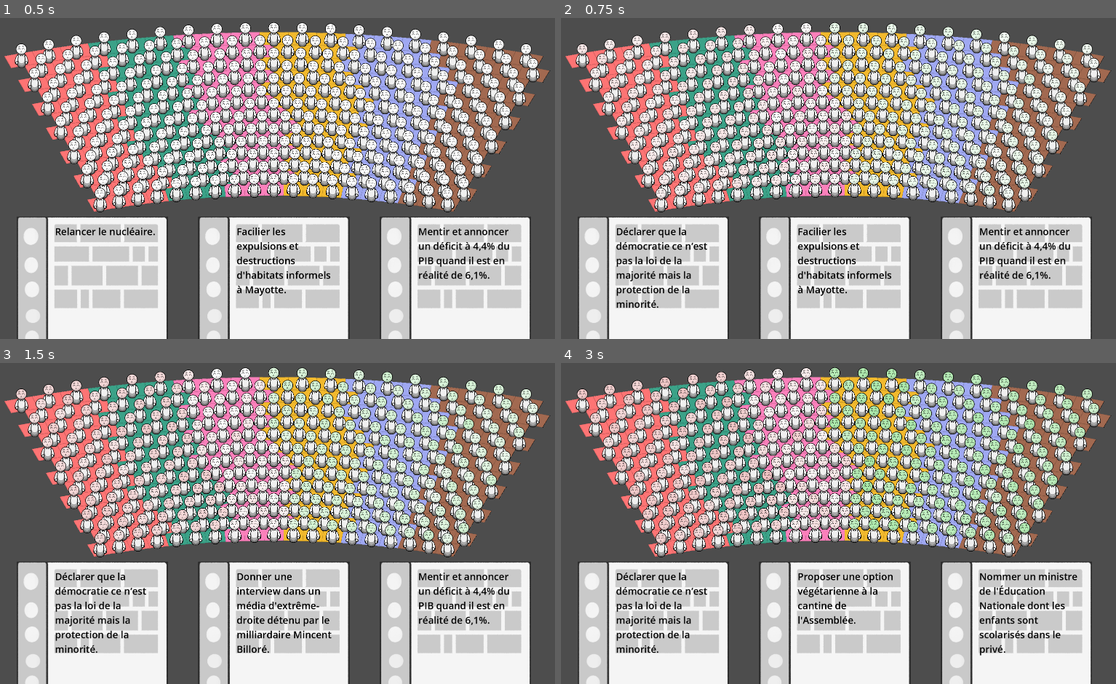
Above: before the commit, frames 1-4 (two rows, left to right).
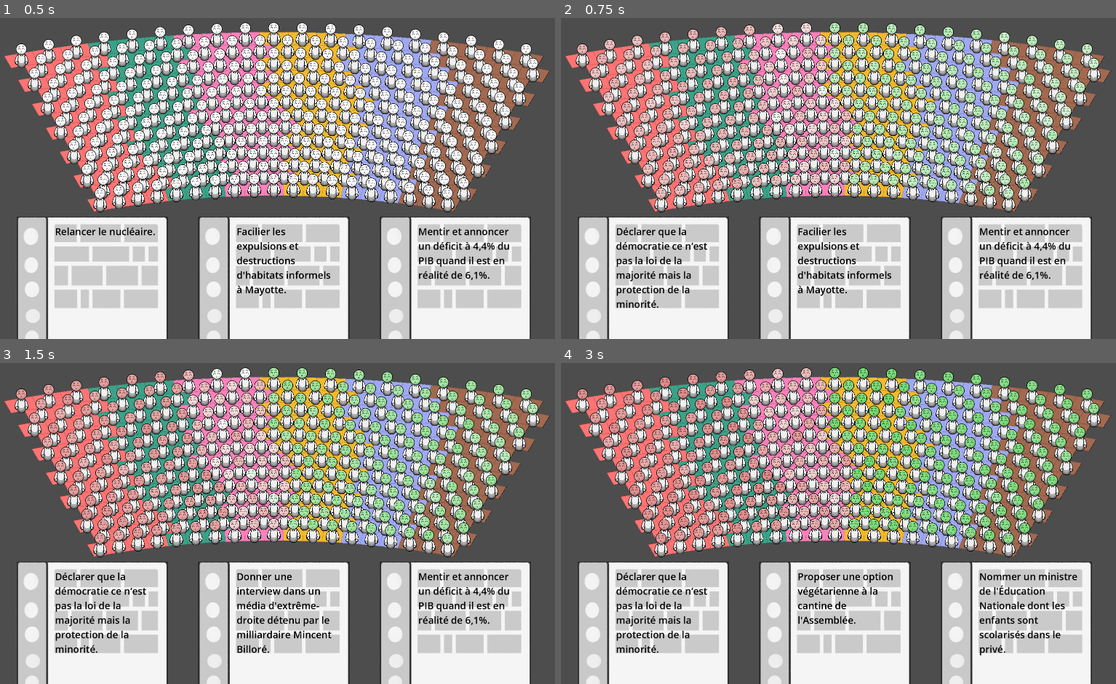
Above: after the commit, the same moments.

Repository: remimorvan/assemblee-nationale-simulator
Game: Godot game, scene res://scenes/game.tscn
Same seed, same stepped clock (60 frames per second), same inputs: the game is played once before the commit and once after it.
Inputs (mouse positions are in pixels of both pictures, inside the frame that each line leads up to):
- Up to frame 1 (0.5 s): no input
- Up to frame 2 (0.75 s): tap Enter at 0.5 s; move the mouse to (655, 313) at 0.52 s; click (655, 313) at 0.67 s
- Up to frame 3 (1.5 s): tap Space at 1.25 s; move the mouse to (271, 658) at 1.27 s; click (271, 658) at 1.42 s
- Up to frame 4 (3 s): tap Enter at 2 s; move the mouse to (1016, 658) at 2.02 s; click (1016, 658) at 2.17 s; tap Space at 2.75 s; move the mouse to (832, 658) at 2.77 s; click (832, 658) at 2.92 s

Frame 1 is identical in both runs. In frame 2, 10% of the frame differs, in the area x 2-97%, y 1-57%; in frame 3, 10%; in frame 4, 11%.

Commit message:
change displayed color mp

Diff:
--- a/scripts/mp.gd
+++ b/scripts/mp.gd
@@ -25,7 +25,7 @@
 
 # Called every frame. 'delta' is the elapsed time since the previous frame.
 func _process(delta: float) -> void:
-	var t = min(abs(approval),10)/10
+	var t = min(sqrt(abs(approval)),3)/3
 	var other_color = happy_color
 	if approval < 0:
 		other_color = angry_color
